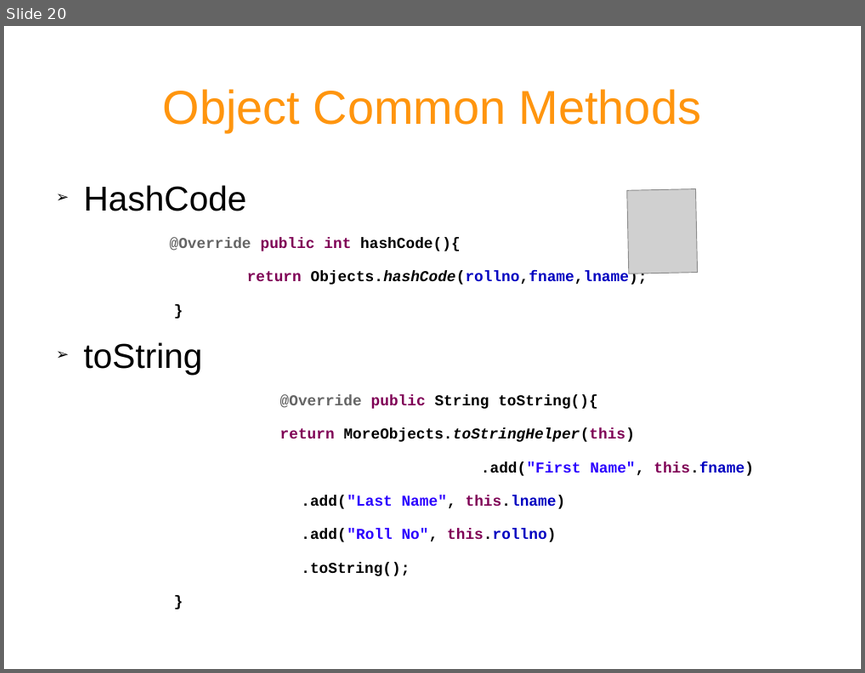
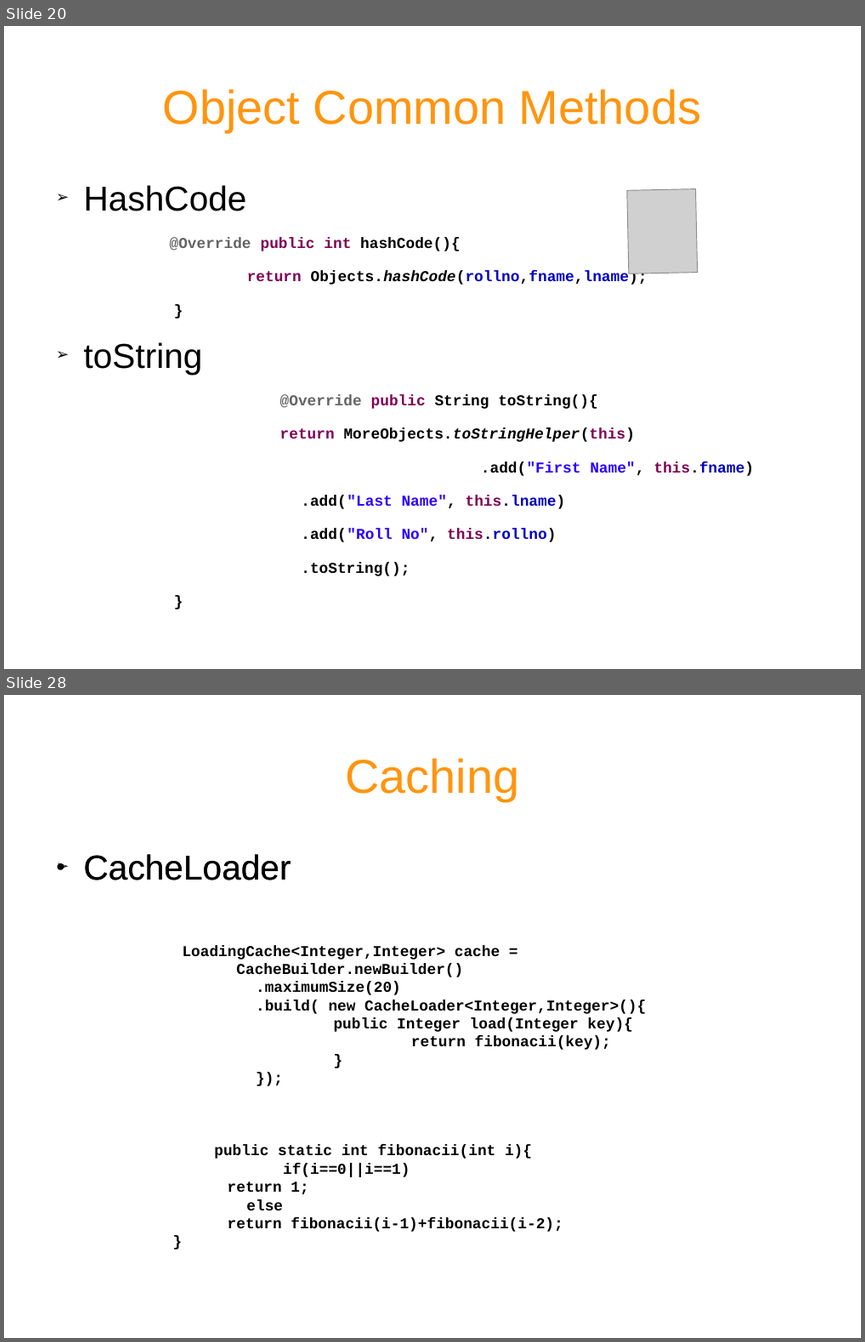
Before and after one commit to rohitvvv/published-papers, a slide deck: Gauva.odp. Shown one above the other, each under a label of ours: slide 20 before the commit, slides 20 and 28 after it; the slides between them are not shown. The pictures are 865x673 and 865x1342 pixels, drawn with LibreOffice and Linux fonts; fonts in the diff are those of the drawing; grey boxes stand for pictures. Boxes give left, top, right and bottom in pixels: in the first picture for what was removed or moved away, otherwise in the second. Text is boxed around its words. In the diff, an @@ line names an element or a change of style, - is before the commit and + after.

```diff
--- a/Gauva.odp
+++ b/Gauva.odp
@@ slide 28 added at [4,695,861,1338], background #FFFFFF @@
@@ title added at [345,758,519,801], 44 pt, text #FF950E @@
+Caching
@@ text added at [46,845,818,1219], 32 pt, text #000000 @@
+➢ CacheLoader
@@ text added at [84,854,291,880], 32 pt, text #000000 @@
+● CacheLoader
@@ text added at [182,945,646,1231], 14 pt, text #000000, bold @@
+LoadingCache<Integer,Integer> cache = CacheBuilder.newBuilder()
+.maximumSize(20)
+.build( new CacheLoader<Integer,Integer>(){
+public Integer load(Integer key){
+return fibonacii(key);
+}
+});
+public static int fibonacii(int i){
+if(i==0||i==1)
+return 1;
+else
+return fibonacii(i-1)+fibonacii(i-2);
+}
```
Also in this commit, not shown: 7 slides changed, 10 other slides added, 1 slide removed.
